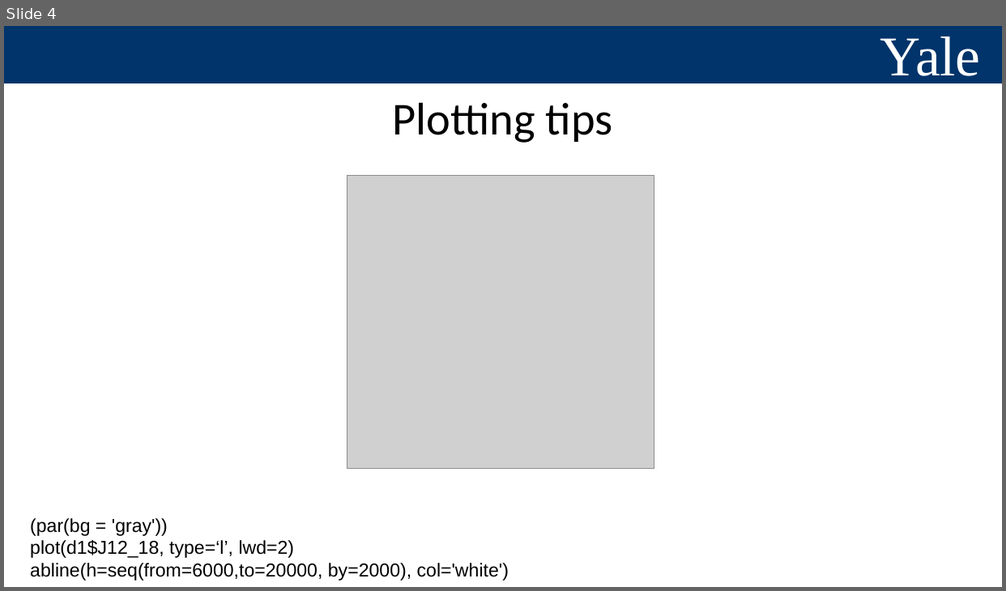
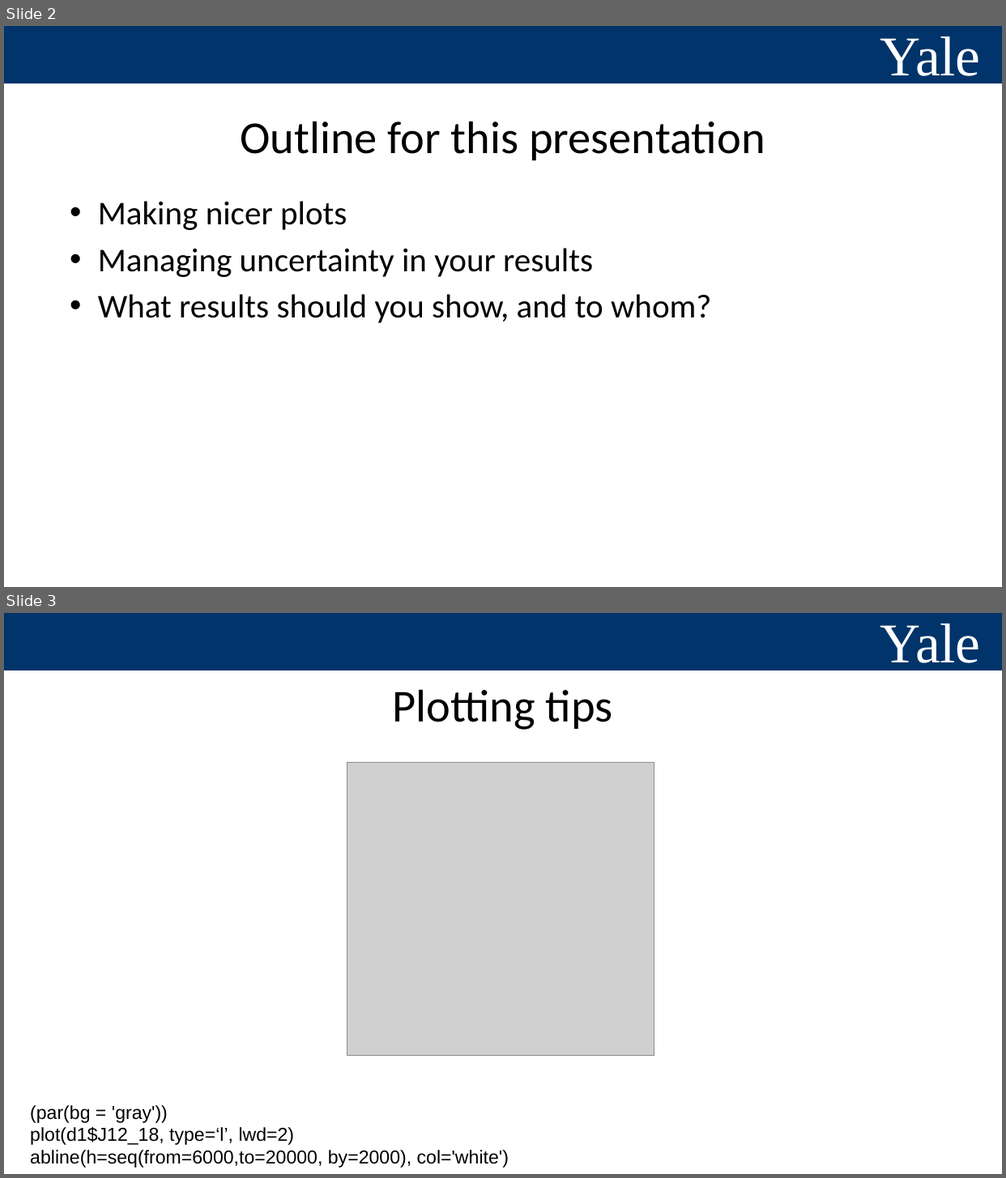
Before and after one commit to YalePublicHealthSurveillance/YaleIntroPublicHealthSurveillance.github.io, a slide deck: Slides/presenting results.pptx. Shown one above the other, each under a label of ours: slide 4 before the commit, slides 2 and 3 after it. The pictures are 1006x591 and 1006x1178 pixels, drawn with LibreOffice and Linux fonts; fonts in the diff are those of the drawing; grey boxes stand for pictures. Boxes give left, top, right and bottom in pixels: in the first picture for what was removed or moved away, otherwise in the second. Text is boxed around its words. In the diff, an @@ line names an element or a change of style, - is before the commit and + after.

```diff
--- a/Slides/presenting results.pptx
+++ b/Slides/presenting results.pptx
@@ slide 2 added at (4, 26, 1002, 587), background #FFFFFF; not listed: 3 template elements that a slide beside it also shows @@
@@ title added at (240, 121, 765, 160), 44 pt, text #000000 @@
+Outline for this presentation
@@ text added at (98, 201, 711, 323), 32 pt, text #000000 @@
+• Making nicer plots
+• Managing uncertainty in your results
+• What results should you show, and to whom?
@@ what was slide 4 is now slide 3 @@
```
Also in this commit, not shown: 1 slide changed, 7 slides removed, 2 other files.
